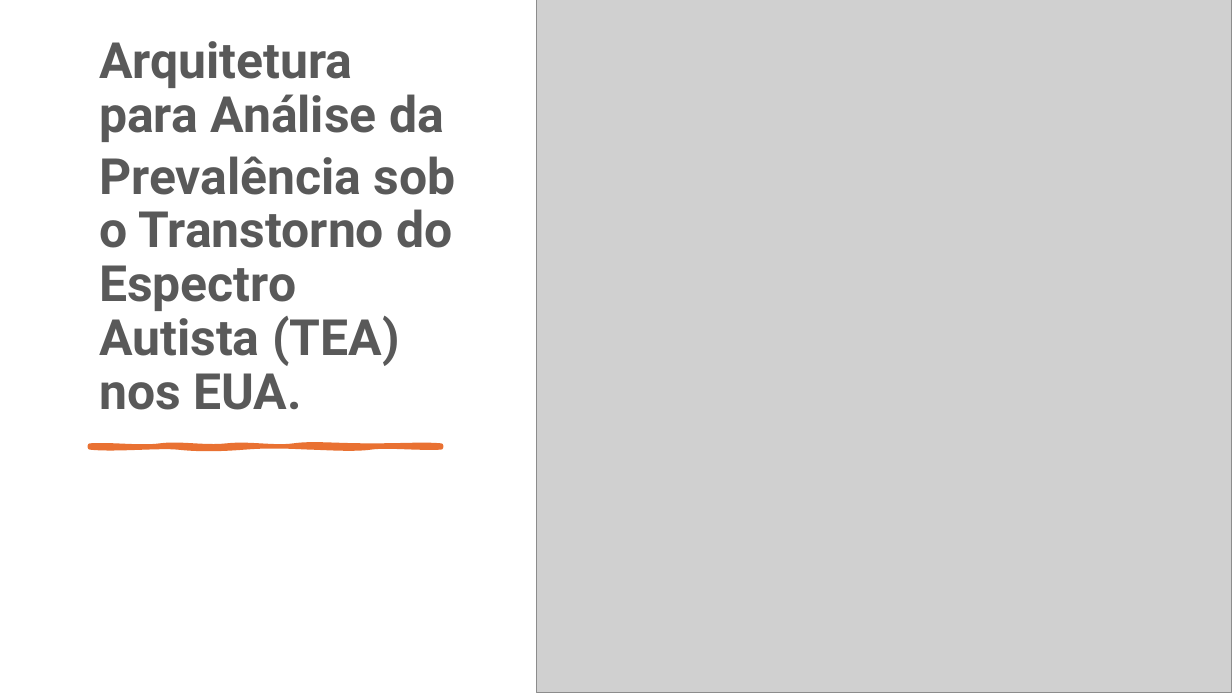
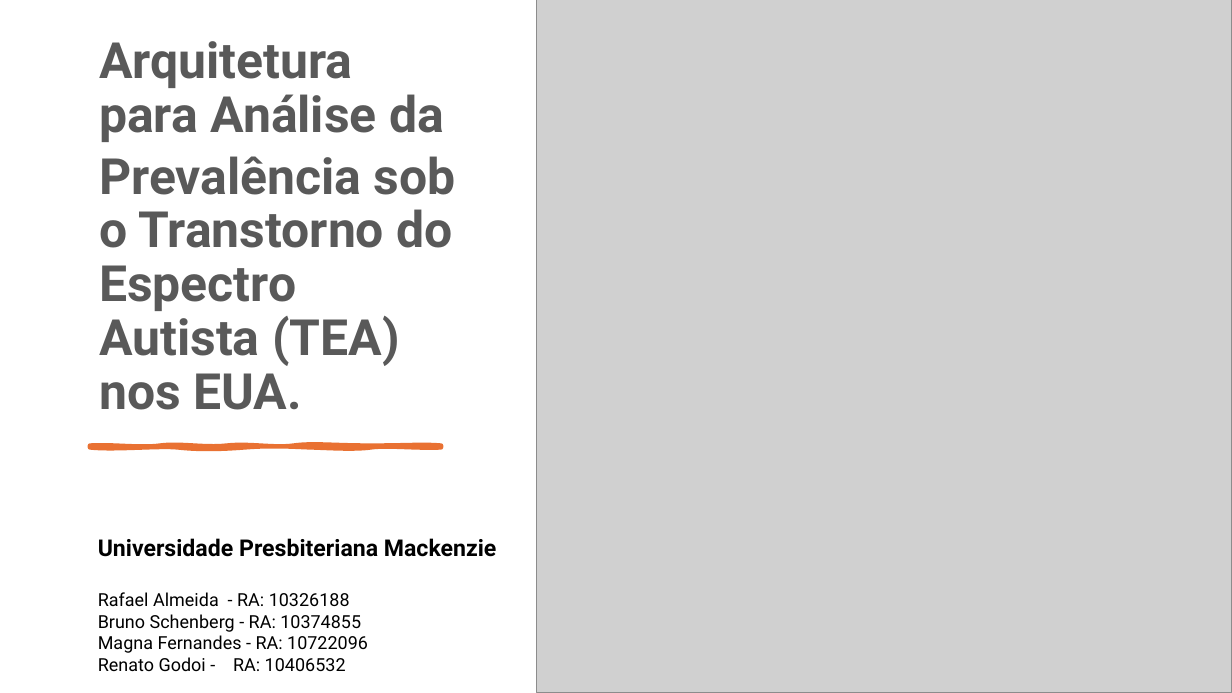
Before and after one commit to mack-ppgca-asd-data/Autism-Data-Project---Mackenzie-2024, a slide deck: slide 1 of Apresentação_do_problema.pptx. Drawn at 1232x693 pixels with LibreOffice and Linux fonts; fonts in the diff are those of the drawing; grey boxes stand for pictures. Boxes give left, top, right and bottom in pixels: in the first picture for what was removed or moved away, otherwise in the second. Text is boxed around its words. In the diff, an @@ line names an element or a change of style, - is before the commit and + after.

```diff
--- a/Apresentação_do_problema.pptx
+++ b/Apresentação_do_problema.pptx
@@ text added at (x1=98, y1=538, x2=496, y2=671), 14 pt, text #000000 @@
+Universidade Presbiteriana Mackenzie
+Rafael Almeida - RA: 10326188
+Bruno Schenberg - RA: 10374855
+Magna Fernandes - RA: 10722096
+Renato Godoi - RA: 10406532
```
Also in this commit, not shown: 1 other slide changed.
